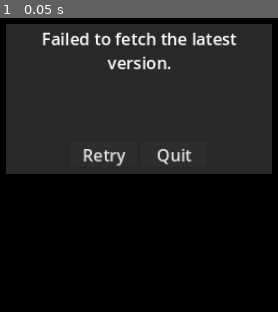
Above: before the commit, frame 1.
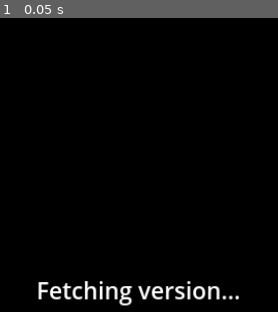
Above: after the commit, the same moment.

Repository: Joy-less/zip-launcher
Game: Godot game, scene res://Scenes/Main.tscn
Two runs of this game, one before a commit and one after it. Both use one fixed random seed, a clock stepped at 60 frames per second and the inputs below.
Inputs:
- Up to frame 1 (0.05 s): no input

The runs differ from the first frame. In frame 1, 51% of the frame differs, in the area x 2-98%, y 2-98%.
Error after the commit: Trying to assign value of type 'Nil' to a variable of type 'String'. (res://Scripts/Launcher.gd:60)

Commit message:
Improve type annotations

Diff:
--- a/Source/Scripts/Launcher.gd
+++ b/Source/Scripts/Launcher.gd
@@ -57,7 +57,7 @@
 	# Get latest version number
 	display(tr("FETCHING_VERSION"))
 	await download(version_url, version_temp_path)
-	var latest_version = File.read(version_temp_path)
+	var latest_version:String = File.read(version_temp_path)
 	File.delete(version_temp_path)
 	display()
 
@@ -67,14 +67,14 @@
 		return
 
 	# Get current version number
-	var current_version = File.read(version_path)
+	var current_version:String = File.read(version_path)
 	# Download latest version if outdated
 	if current_version != latest_version:
 		# Show progress bar
 		progress_bar.value = 0
 		progress_bar.show()
 		# Download latest file
-		var download_success = await download(windows_url, game_temp_path)
+		var download_success:int = await download(windows_url, game_temp_path)
 		# Ensure latest file downloaded
 		if download_success != OK:
 			await show_choice_box(tr("FAILED_DOWNLOAD"))
@@ -87,10 +87,12 @@
 		File.delete(game_temp_path)
 		# Hide progress bar
 		progress_bar.hide()
+		#
+		latest_version = current_version
 
 	# Run game executable
-	var launcher_path := OS.get_executable_path()
-	var launch_success := OS.create_process(game_directory.path_join(get_exe_path()), [
+	var launcher_path:String = OS.get_executable_path()
+	var launch_success:int = OS.create_process(game_directory.path_join(get_exe_path()), [
 		"--launcher_path=" + launcher_path,
 		"--launcher_game_version_url=" + version_url,
 		"--launcher_game_version=" + current_version,
@@ -107,8 +109,8 @@
 func _process(_delta):
 	if is_instance_valid(http):
 		# Get download progress
-		var current_bytes := http.get_downloaded_bytes()
-		var total_bytes := http.get_body_size()
+		var current_bytes:int = http.get_downloaded_bytes()
+		var total_bytes:int = http.get_body_size()
 		# Display download progress
 		if total_bytes >= 0:
 			progress_bar.value = lerp(progress_bar.value, float(current_bytes) / total_bytes, 0.1)
@@ -121,7 +123,7 @@
 	add_child(http)
 
 	# Request file
-	var success = http.request(link)
+	var success:int = http.request(link)
 	# Ensure request was successful
 	if success != OK:
 		return success
--- a/Source/project.godot
+++ b/Source/project.godot
@@ -22,6 +22,10 @@
 window/size/viewport_height=540
 window/stretch/mode="canvas_items"
 
+[dotnet]
+
+project/assembly_name="zip--launcher"
+
 [filesystem]
 
 import/blender/enabled=false
